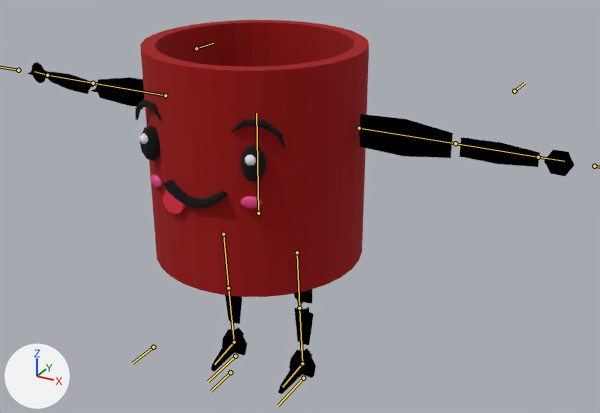
One commit to the Blender file Raw/dark-fuel-2.blend: the scene before it, then after it.
Camera for both pictures: a 50 mm lens placed at (3.86, -6.21, 5.02), pointed at (0.21, 0.44, 1.7). The axes (+X, +Y, +Z) are drawn at lower left. The lights are the same throughout. The bones that bend it are drawn over the model as lines.
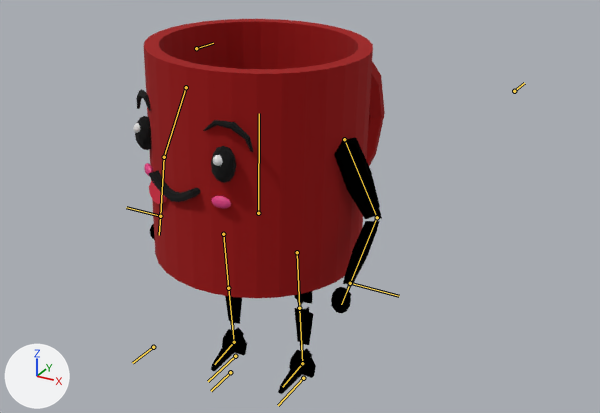
The newer file adds an action. The first version stands in its rest pose; the second is drawn at frame 160 of the action 'Idle'.

The edits, one by one:
Bone 'Body' (bone_body) turns from (0, 0, 0) to (0, -15, -2) degrees about its own x, y and z.
Bone 'L_hand_ik' (bone_l_hand_ik) moves from (0.0, 0.0, 0.0) to (0.07, -1.71, -1.37).
Bone 'R_hand_ik' (bone_r_hand_ik) moves from (0.0, 0.0, 0.0) to (0.51, -1.77, -1.23).

Pixel boxes (x1, y1, x2, y2) of what changed, in the pictures (600 x 413 px):
'Cylinder', posed
    before: (140, 20, 369, 297)
    after: (144, 19, 385, 298)
'Cube.006', posed
    before: (91, 88, 453, 158)
    after: (344, 141, 382, 219)
'Cube.008', posed
    before: (96, 77, 452, 149)
    after: (334, 137, 380, 219)
'Right Eye', posed (20% narrower, 19% taller)
    before: (140, 126, 267, 182)
    after: (135, 116, 236, 183)
'Cube.007', posed
    before: (44, 76, 540, 167)
    after: (343, 221, 379, 284)
'Cube.009', posed
    before: (48, 72, 539, 162)
    after: (344, 221, 377, 284)
'Mouth', posed (18% narrower, 10% taller)
    before: (163, 179, 227, 208)
    after: (149, 170, 201, 202)
'Right Eye Brow', posed (22% narrower, 28% taller)
    before: (135, 99, 286, 148)
    after: (136, 89, 253, 152)
'Sphere', posed
    before: (28, 71, 574, 176)
    after: (331, 289, 351, 312)
'Sphere.001', posed (63% narrower, 16% shorter)
    before: (32, 62, 574, 168)
    after: (150, 224, 351, 313)
'Dimple', posed (22% narrower, 31% taller)
    before: (150, 174, 262, 209)
    after: (144, 163, 231, 209)
'Tounge', posed (21% narrower)
    before: (163, 190, 186, 214)
    after: (149, 180, 167, 204)
'Icosphere', posed (22% narrower, 33% taller)
    before: (140, 134, 256, 166)
    after: (133, 123, 223, 166)
bone 'Body', root to tip
    before: (258, 213) to (256, 113)
    after: (258, 213) to (259, 113)
